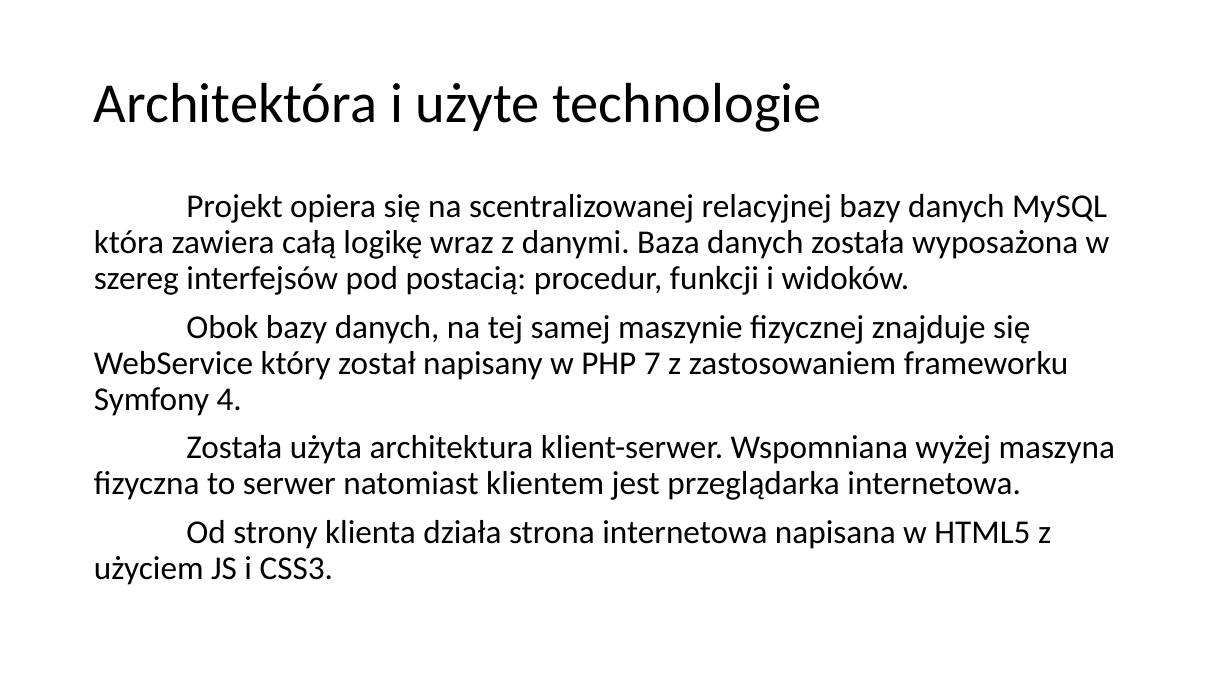
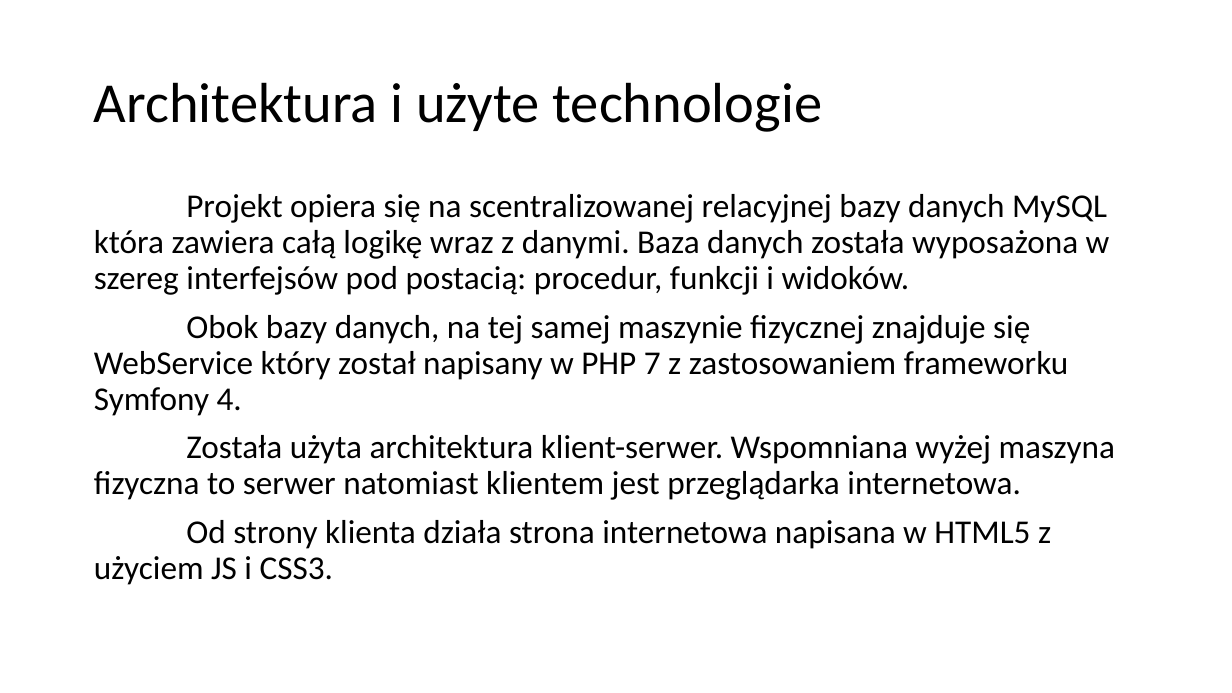
Before and after one commit to bjj-project/accommodation_announcements_documentation, a slide deck: slide 6 of accommodation_announcements_presentation.pptx. Drawn at 1232x693 pixels with LibreOffice and Linux fonts; fonts in the diff are those of the drawing. Boxes give left, top, right and bottom in pixels: in the first picture for what was removed or moved away, otherwise in the second. Text is boxed around its words. In the diff, an @@ line names an element or a change of style, - is before the commit and + after.

```diff
--- a/accommodation_announcements_presentation.pptx
+++ b/accommodation_announcements_presentation.pptx
@@ title at (94, 82, 822, 132): text changed @@
-Architektóra i użyte technologie
+Architektura i użyte technologie
```
Also in this commit, not shown: 5 other slides changed.
